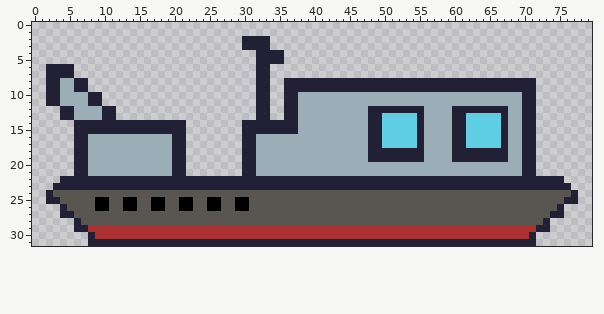
One commit to this sprite sheet: asset/image/battleship.png. This is how it looked before the edit.
The file is 80x32 pixels.
After:
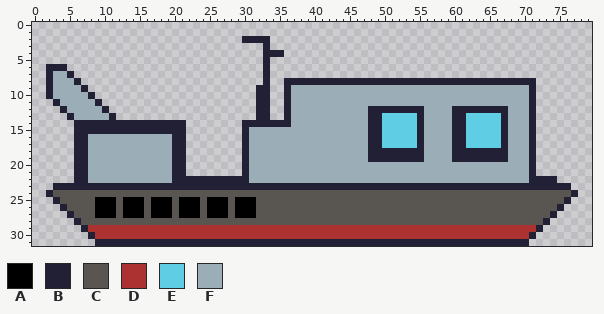
Palette (. is transparent): A #000000  B #222034  C #595652  D #ac3232  E #5fcde4  F #9badb7
Message: Make battleship spawnable. Add some sounds.
Difference:
y 3: x 30..32 BBB -> ...
y 4: x 32 B -> .
y 5: x 32 B -> .; x 34..35 BB -> ..
y 6: x 5 B -> .; x 32 B -> .
y 7: x 3..4 BB -> FF; x 32 B -> .
y 8: x 3 B -> F; x 7 B -> .; x 32 B -> .
y 9: x 3 B -> F; x 6 B -> F; x 37..70 BBBBBBBBBBBBBBBBBBBBBBBBBBBBBBBBBB -> FFFFFFFFFFFFFFFFFFFFFFFFFFFFFFFFFF
y 10: x 3 B -> F; x 9 B -> .; x 37 B -> F; x 70 B -> F
y 11: x 2 B -> .; x 8 B -> F; x 37 B -> F; x 70 B -> F
y 12: x 5 B -> F; x 11 B -> .; x 37 B -> F; x 70 B -> F
y 13: x 4 B -> .; x 10 B -> F; x 37 B -> F; x 70 B -> F
y 14: x 37 B -> F; x 70 B -> F
y 15: x 31..37 BBBBBBB -> FFFFFFF; x 70 B -> F
y 16..21: x 31 B -> F; x 70 B -> F
y 22: x 4..5 BB -> ..; x 8..19 BBBBBBBBBBBB -> FFFFFFFFFFFF; x 31..70 BBBBBBBBBBBBBBBBBBBBBBBBBBBBBBBBBBBBBBBB -> FFFFFFFFFFFFFFFFFFFFFFFFFFFFFFFFFFFFFFFF; x 75 B -> .
y 25: x 2 B -> .; x 11 C -> A; x 15 C -> A; x 19 C -> A; x 23 C -> A; x 27 C -> A; x 31 C -> A; x 77 B -> .
y 26: x 11 C -> A; x 15 C -> A; x 19 C -> A; x 23 C -> A; x 27 C -> A; x 31 C -> A
y 27: x 4 B -> .; x 9..11 CCC -> AAA; x 13..15 CCC -> AAA; x 17..19 CCC -> AAA; x 21..23 CCC -> AAA; x 25..27 CCC -> AAA; x 29..31 CCC -> AAA; x 75 B -> .
y 29: x 6 B -> .; x 73 B -> .
y 31: x 8 B -> .; x 71 B -> .
